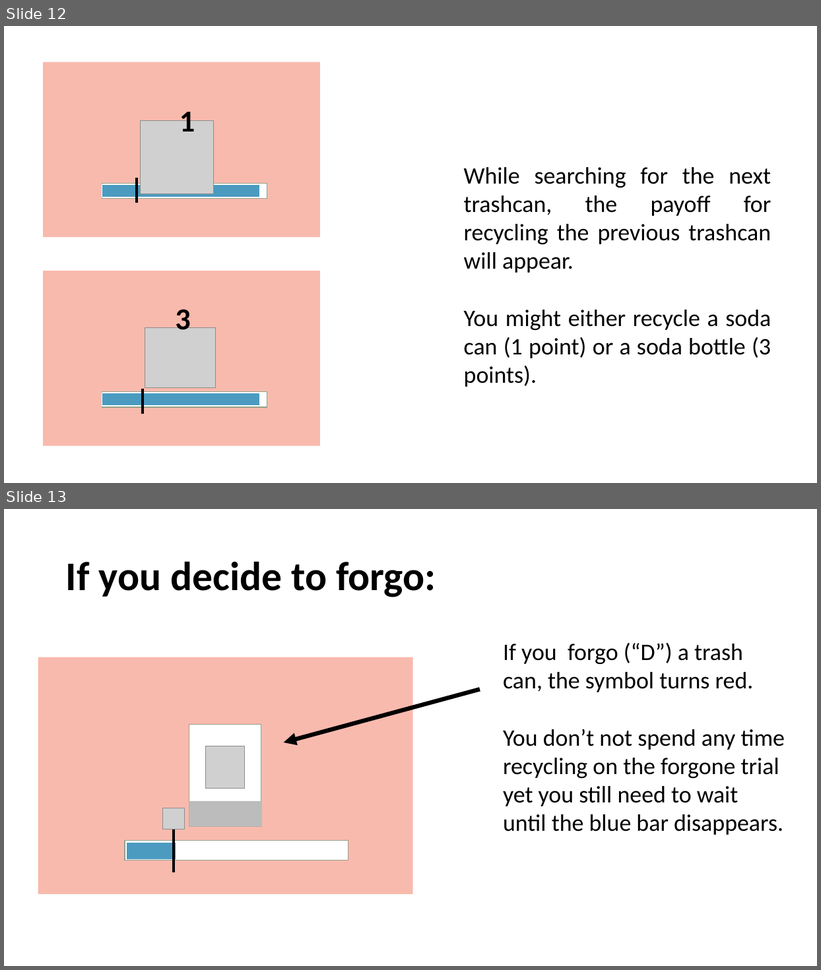
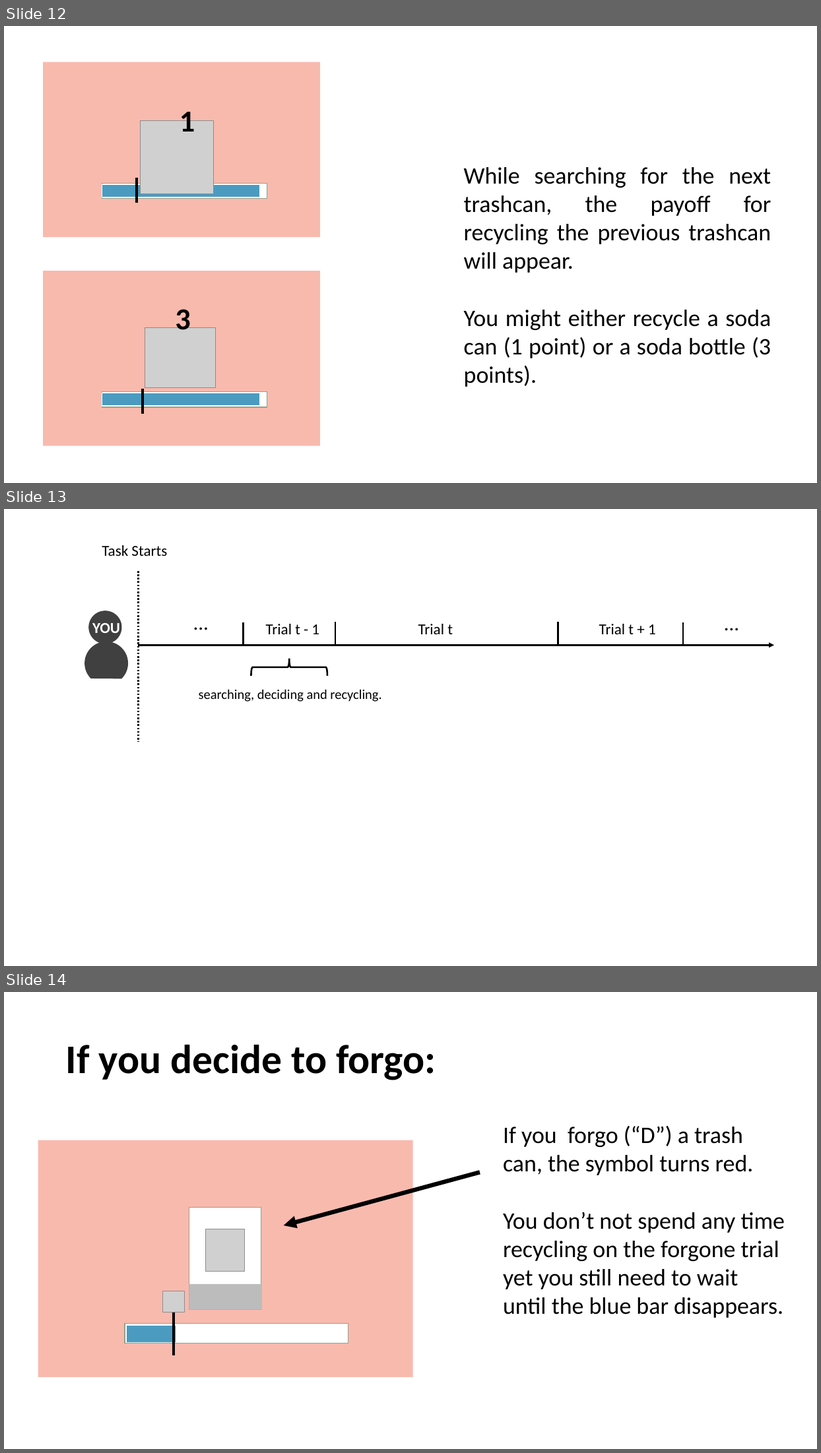
Before and after one commit to cd-lab/social_foraging, a slide deck: instructions.pptx. Shown one above the other, each under a label of ours: slides 12 and 13 before the commit, slides 12, 13 and 14 after it. The pictures are 821x970 and 821x1453 pixels, drawn with LibreOffice and Linux fonts; fonts in the diff are those of the drawing; grey boxes stand for pictures; background and template pictures are left out. Boxes give left, top, right and bottom in pixels: in the first picture for what was removed or moved away, otherwise in the second. Text is boxed around its words. In the diff, an @@ line names an element or a change of style, - is before the commit and + after.

```diff
--- a/instructions.pptx
+++ b/instructions.pptx
@@ slide 13 added at (4,509,817,966), background #FFFFFF @@
@@ text added at (102,545,167,556), 18 pt, text #000000 @@
+Task Starts
@@ line added from (138, 571) to (138, 742), #000000 2 pt dashed @@
@@ group added at (187,607,774,702): 6 texts, 1 left brace @@
+Trial t - 1
+Trial t
+Trial t + 1
+searching, deciding and recycling.
+...
+...
@@ ellipse added at (88,611,121,644), fill #404040, outline #404040 1 pt @@
@@ text added at (92,623,120,638), 18 pt, text #FFFFFF, bold @@
+YOU
@@ line added from (243, 623) to (243, 645), #000000 2 pt @@
@@ line added from (335, 622) to (335, 644), #000000 2 pt @@
@@ line added from (558, 622) to (558, 644), #000000 2 pt @@
@@ line added from (684, 623) to (684, 645), #000000 2 pt @@
@@ chord (boxed as its full ellipse) added at (77,633,137,694), fill #404040, outline #404040 1 pt @@
@@ arrow added from (138, 645) to (774, 645), #000000 2 pt @@
@@ what was slide 13 is now slide 14 @@
```
Also in this commit, not shown: 2 other files.
